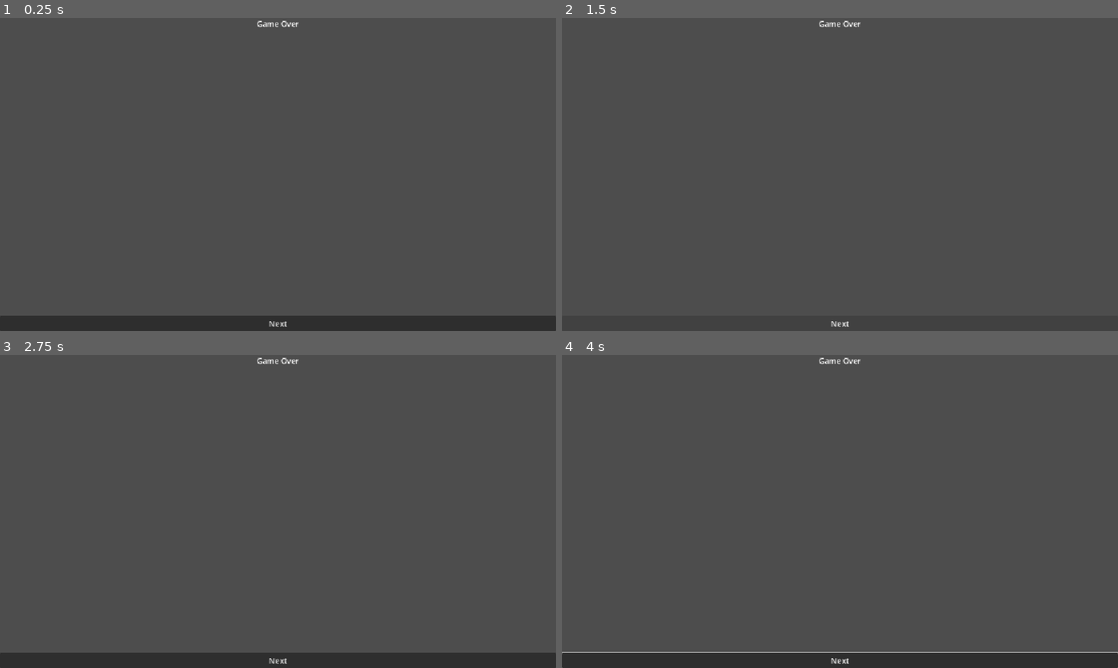
Above: before the commit, frames 1-4 (two rows, left to right).
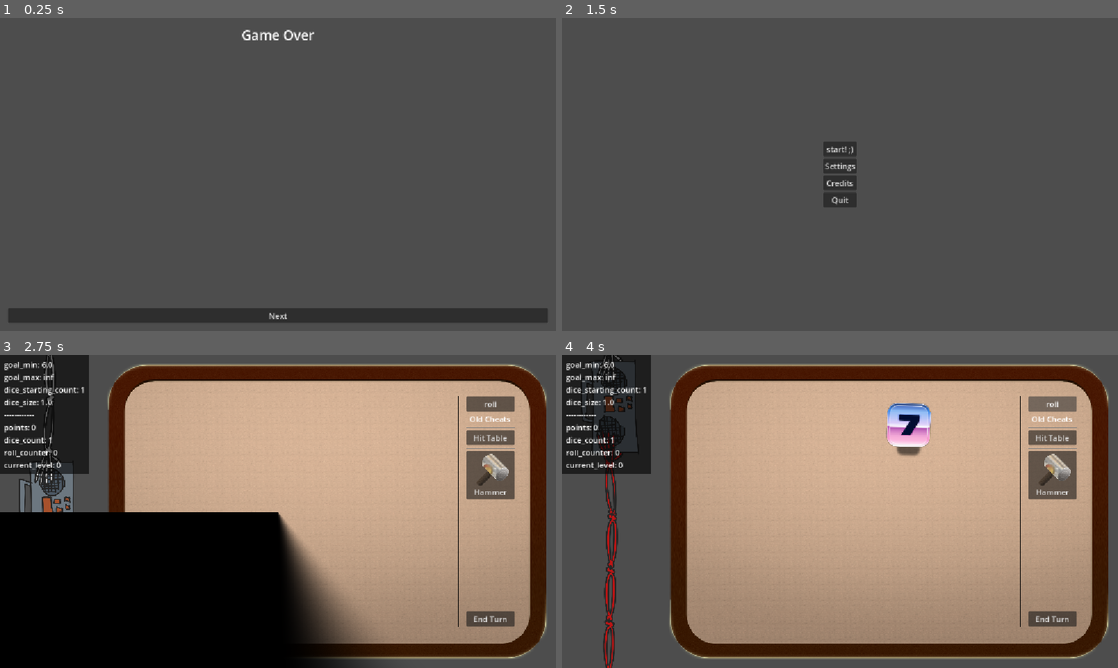
Above: after the commit, the same moments.

Repository: vhoyer/ludum_dare_60
Game: Godot game, scene res://stages/lose/lose.tscn
Same seed, same stepped clock (60 frames per second), same inputs: the game is played once before the commit and once after it. This scene is started directly instead of the project's main scene.
Inputs (mouse positions are in pixels of both pictures, inside the frame that each line leads up to):
- Up to frame 1 (0.25 s): no input
- Up to frame 2 (1.5 s): click "Next" at 0.5 s; click (840, 324) at 1.25 s, where only the run before the commit has a clickable "Next"
- Up to frame 3 (2.75 s): click (278, 486) at 2 s, where only the run after the commit has a clickable "start! ,)"
- Up to frame 4 (4 s): move the mouse to (962, 495) at 2.77 s; hold Right (ui_right) 2.78-3.5 s; tap K at 2.85 s; click (962, 495) at 2.92 s; click (1051, 405) at 3.5 s, where only the run after the commit has a clickable "roll"

The runs differ from the first frame. In frame 1, 5.4% of the frame differs, in the area x 0-100%, y 0-100%; in frame 2, 1.1%; in frame 3, 90%; in frame 4, 82%.

Commit message:
Hook Up Game Over Next Button

Diff:
--- a/stages/lose/lose.tscn
+++ b/stages/lose/lose.tscn
@@ -1,4 +1,6 @@
 [gd_scene format=3 uid="uid://cah01bitodg5j"]
+
+[ext_resource type="Script" uid="uid://dpcogepx22kr8" path="res://stages/credits/back_button.gd" id="1_w38ji"]
 
 [node name="Lose" type="Control" unique_id=1199745896]
 layout_mode = 3
@@ -15,12 +17,14 @@
 anchor_bottom = 1.0
 grow_horizontal = 2
 grow_vertical = 2
+theme_type_variation = &"MarginContainerMedium"
 
 [node name="VBoxContainer" type="VBoxContainer" parent="MarginContainer" unique_id=1082033418]
 layout_mode = 2
 
 [node name="Title" type="Label" parent="MarginContainer/VBoxContainer" unique_id=1682012415]
 layout_mode = 2
+theme_type_variation = &"HeaderLarge"
 text = "Game Over"
 horizontal_alignment = 1
 
@@ -31,3 +35,6 @@
 [node name="BackToMainMenuButton" type="Button" parent="MarginContainer/VBoxContainer" unique_id=1267541889]
 layout_mode = 2
 text = "Next"
+script = ExtResource("1_w38ji")
+
+[connection signal="pressed" from="MarginContainer/VBoxContainer/BackToMainMenuButton" to="MarginContainer/VBoxContainer/BackToMainMenuButton" method="_on_pressed"]
